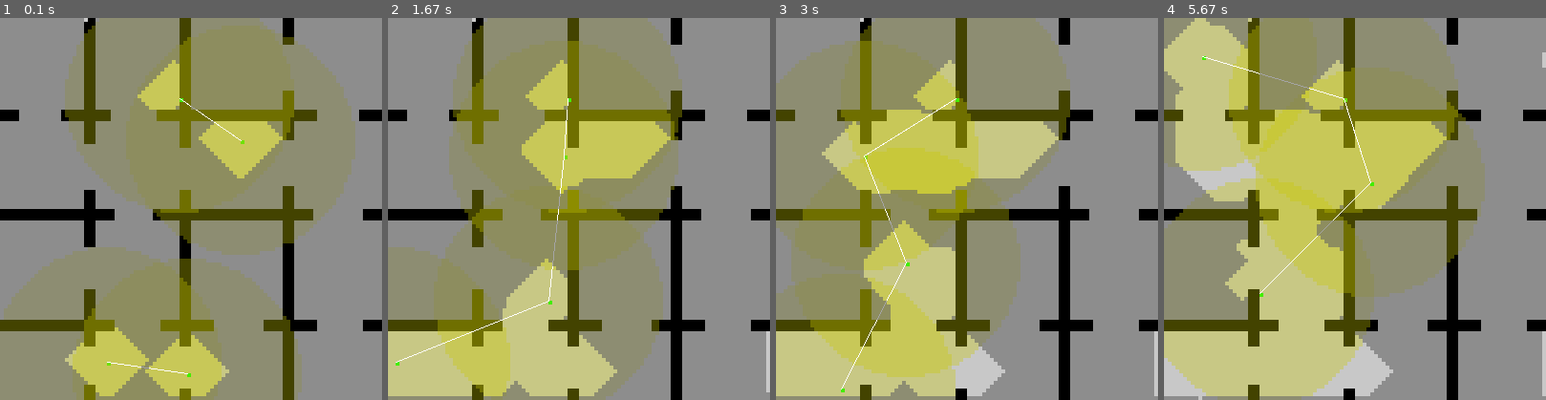
Above: before the commit, frames 1-4 (left to right).
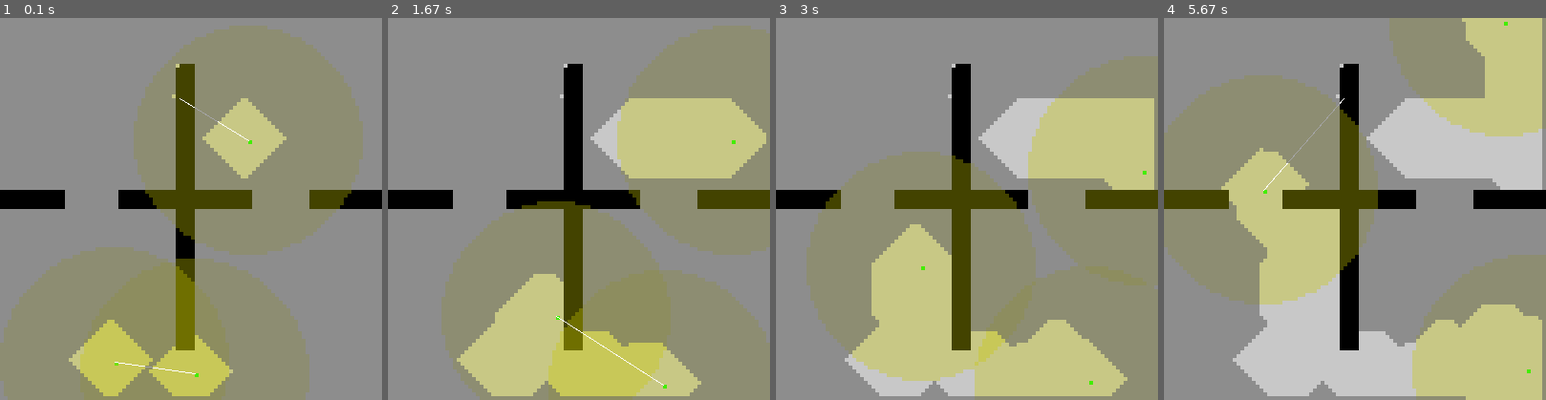
Above: after the commit, the same moments.

Repository: R1leMargoulin/RAPID
Game: pygame game, started from examples/program_examples/simulation_example.py
Same seed, same stepped clock (60 frames per second), same inputs: the game is played once before the commit and once after it.
Inputs:
- Up to frame 1 (0.1 s): no input
- Up to frame 2 (1.67 s): no input
- Up to frame 3 (3 s): no input
- Up to frame 4 (5.67 s): tap Enter every 0.33 s from 3.33 to 5.33 s

The runs differ from the first frame. In frame 1, 30% of the frame differs, in the area x 0-100%, y 0-100%; in frame 2, 70%; in frame 3, 80%; in frame 4, 84%.

Commit message:
action selection : utility change frac + exp in Global feasibility

Diff:
--- a/RAPID/Agents.py
+++ b/RAPID/Agents.py
@@ -606,7 +606,7 @@
         self.belief_transfer() #after sensing, transfer beliefs if applicable
 
         #reshape importance of communication depending of the time from last communication:
-        self.shape_competence("communication", self.competences["communication"]["capability"], self.time_from_last_communication*0.05, distance_treshold=self.communication_range, dispersion=0) #TODO enlever l'incrementation en dur, faire un parametre adequat
+        self.shape_competence("communication", self.competences["communication"]["capability"], self.time_from_last_communication*0.01, distance_treshold=self.communication_range, dispersion=0) #TODO enlever l'incrementation en dur, faire un parametre adequat
 
         if np.any(self.target):
             if self.path_to_target: #If we have a path to our target, we continue this path.
@@ -691,10 +691,12 @@
                             other_individual_values = np.append(other_individual_values, ocapability/np.sqrt(ocost))
 
                 #global_feasability = float(np.mean(other_individual_values))
-                global_feasability = float(np.max(other_individual_values)) # TODO: Try with max instead of min
+                global_feasability = float(np.max(other_individual_values))
 
                 #collective utility
-                collective_utility = individual_utility - global_feasability
+                #TODO : check if that works STOPPEDHERE
+                #collective_utility = individual_utility - global_feasability * self.competences[ip["type"]]["dispersion"]
+                collective_utility = individual_utility / (global_feasability * np.exp(self.competences[ip["type"]]["dispersion"] - 1) )
 
                 #final utility
                 utility = individual_utility + collective_utility
--- a/examples/program_examples/simulation_example.py
+++ b/examples/program_examples/simulation_example.py
@@ -13,7 +13,7 @@
 SCREEN_HEIGHT = 100
 BACKGROUND_COLOR = (200, 200, 200)
 
-ENV_IMAGE_PATH = "/home/erwan/Documents/RAPID/examples/env_images_example/labyrinth_100_100.png"# CHANGE THE PATH
+ENV_IMAGE_PATH = "/home/erwan/Documents/RAPID/examples/env_images_example/cross_100_100.png"# CHANGE THE PATH
 
 NB_GROUND_AGENTS = 4
 
@@ -40,7 +40,7 @@
                                     robot_id=len(env.agents)+1,
                                     init_transform=init_pos,
                                     max_speed=(1,1,0.5), #warning : adapt max speeds if you use aerial or ground robots
-                                    behavior_to_use="minpos",
+                                    behavior_to_use="action_selection",
                                     vision_range=10,
                                     communication_range=30,
                                     communication_period=10,
